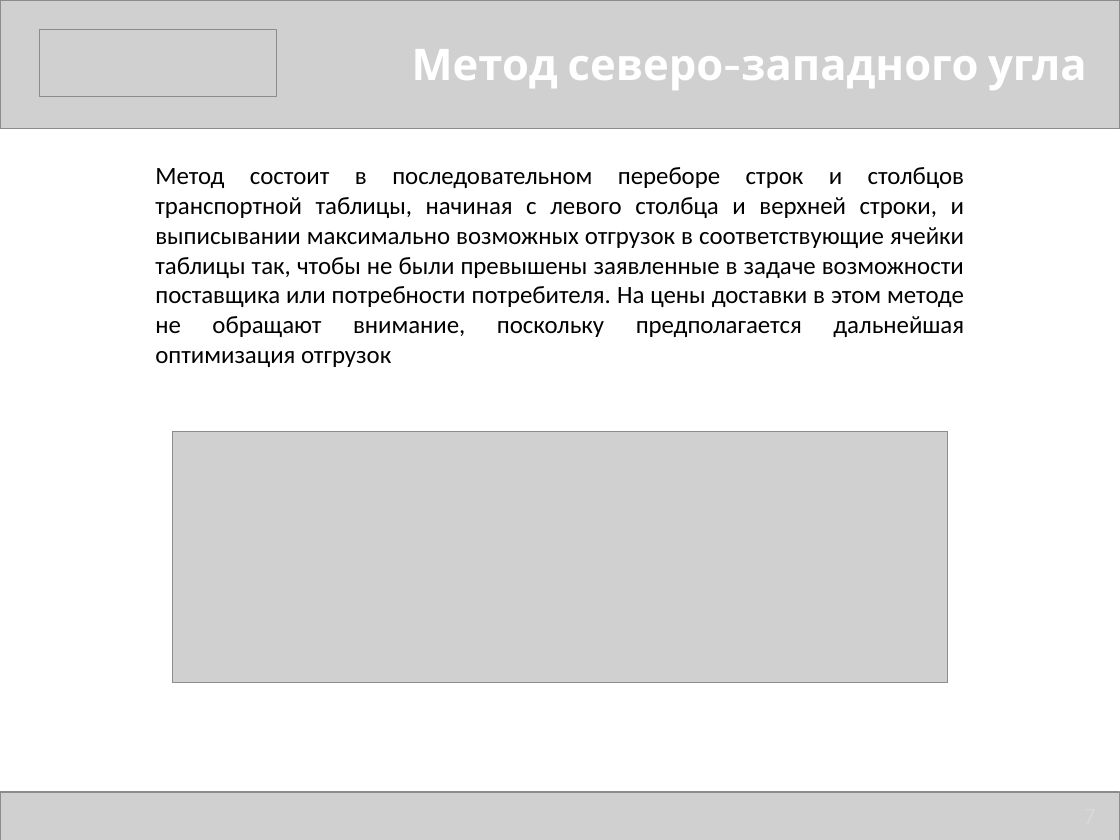
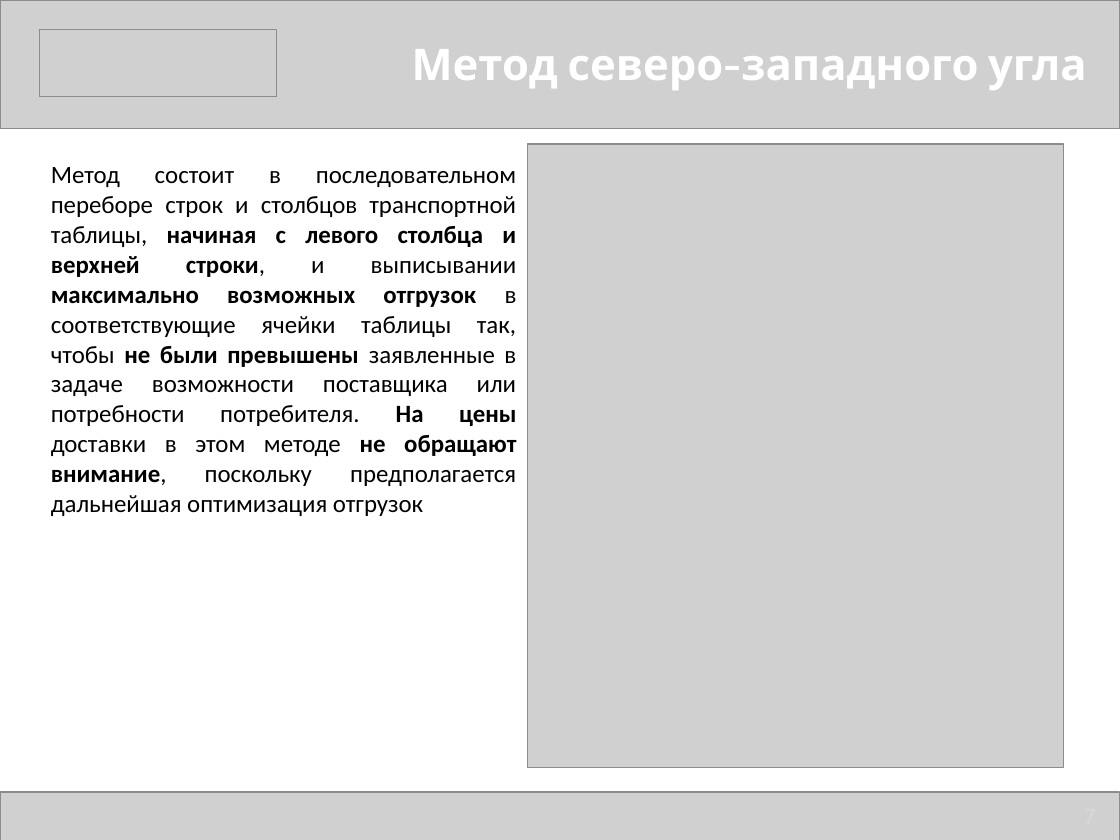
Before and after one commit to multifacs/transport-problem-new, a slide deck: slide 7 of Grischenko_VKR.pptx. Drawn at 1120x840 pixels with LibreOffice and Linux fonts; fonts in the diff are those of the drawing; grey boxes stand for pictures. Boxes give left, top, right and bottom in pixels: in the first picture for what was removed or moved away, otherwise in the second. Text is boxed around its words. In the diff, an @@ line names an element or a change of style, - is before the commit and + after.

Commit message:
pptx

```diff
--- a/Grischenko_VKR.pptx
+++ b/Grischenko_VKR.pptx
@@ picture added at [528, 144, 1063, 767] @@
@@ text "Метод состоит в последовательном переборе ...": place and size @@
-text "Метод состоит в последовательном переборе ..." at [155, 167, 964, 367]
+text "Метод состоит в последовательном переборе ..." at [51, 167, 517, 516]
@@ text "Метод состоит в последовательном переборе ..." at [51, 167, 517, 516]: bold on in "начиная с левого столбца и верхней строки, ..." @@
@@ picture removed at [172, 431, 948, 682] @@
```
Also in this commit, not shown: 4 other slides changed, 3 slides added, 13 other files.
